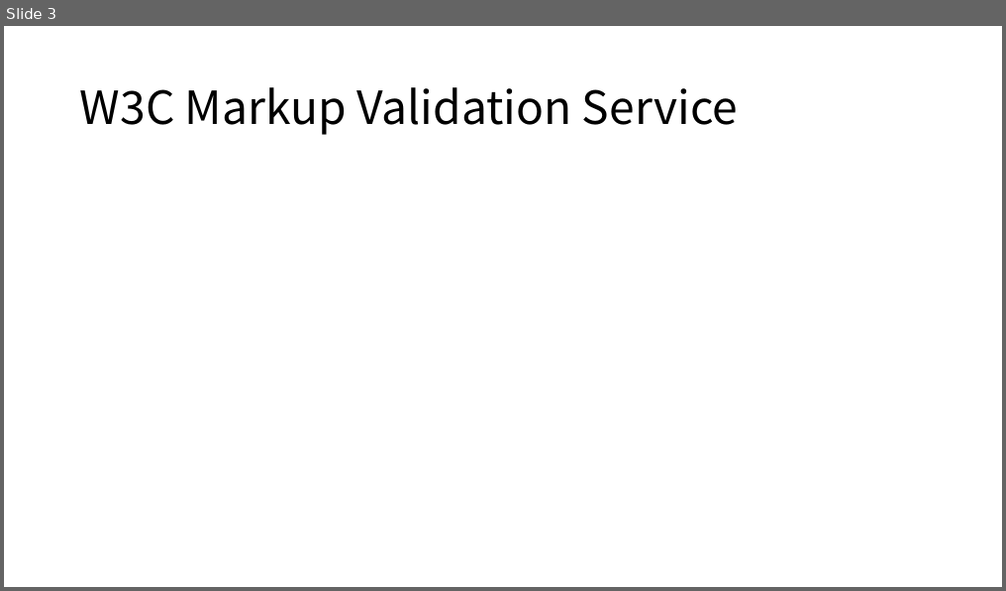
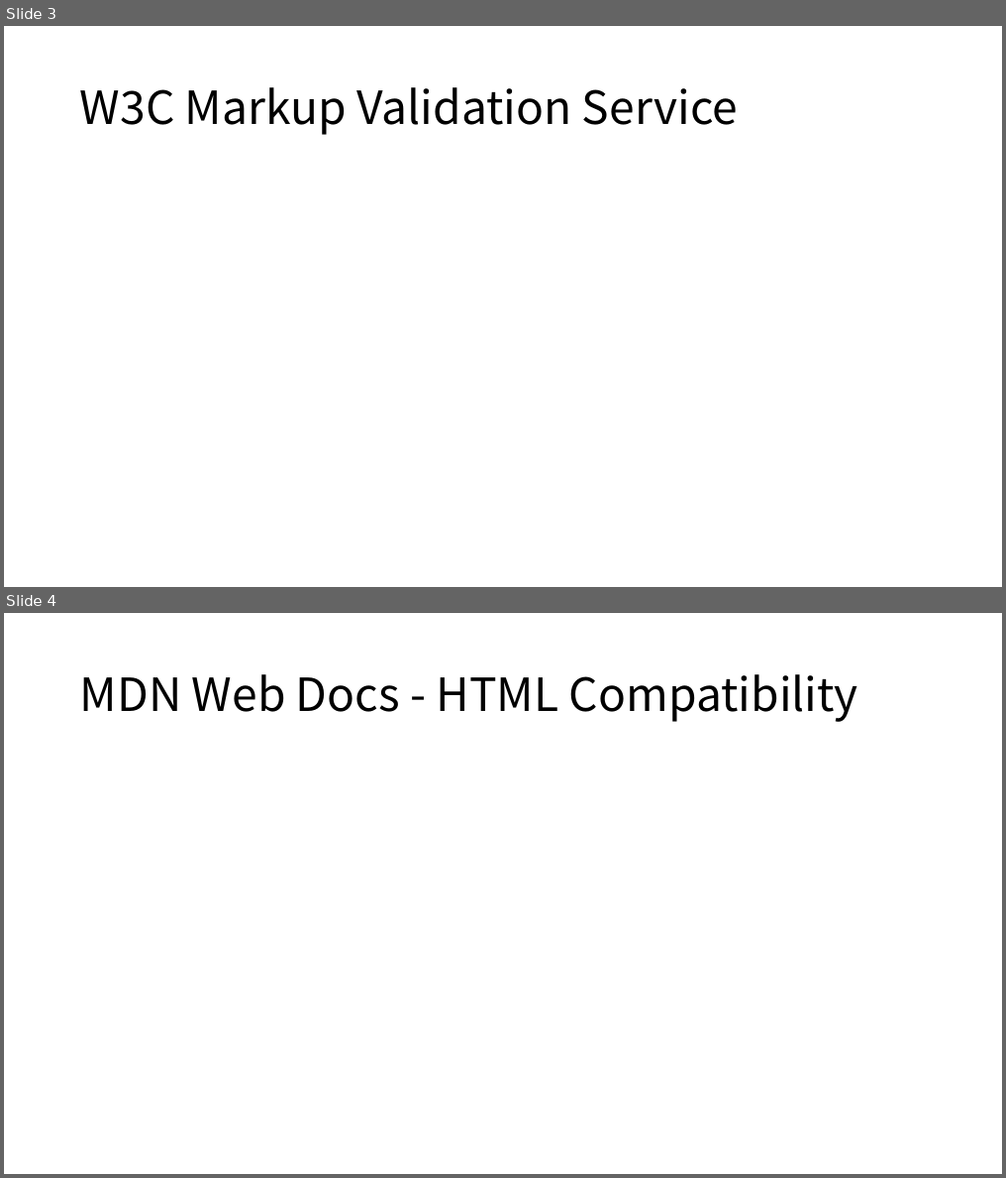
Before and after one commit to VisualStudy/presentations, a slide deck: html/compatibility.pptx. Shown one above the other, each under a label of ours: slide 3 before the commit, slides 3 and 4 after it. The pictures are 1006x591 and 1006x1178 pixels, drawn with LibreOffice and Linux fonts; fonts in the diff are those of the drawing. Boxes give left, top, right and bottom in pixels: in the first picture for what was removed or moved away, otherwise in the second. Text is boxed around its words. In the diff, an @@ line names an element or a change of style, - is before the commit and + after.

```diff
--- a/html/compatibility.pptx
+++ b/html/compatibility.pptx
@@ slide 4 added at (4,613,1002,1174), background #FFFFFF @@
@@ title added at (80,674,858,722), 44 pt, text #000000 @@
+MDN Web Docs - HTML Compatibility
```
